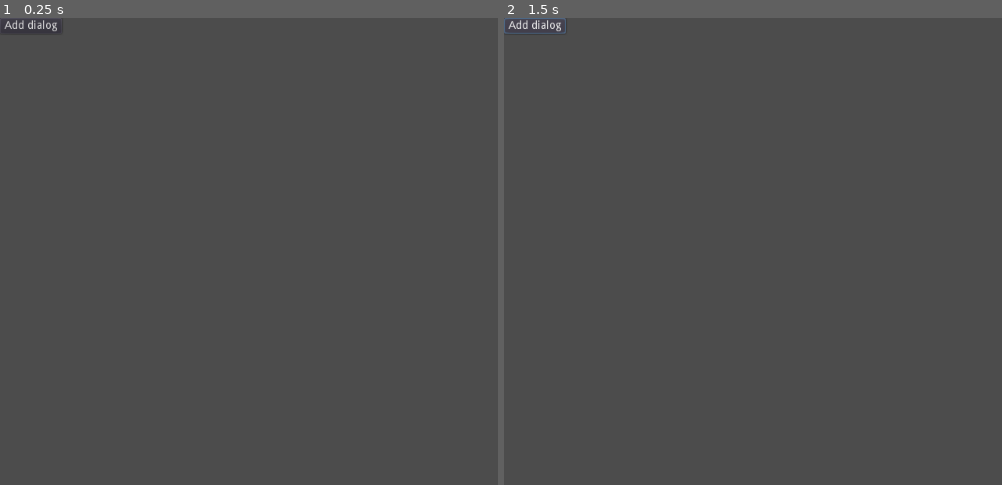
Above: before the commit, frames 1-2 (left to right).
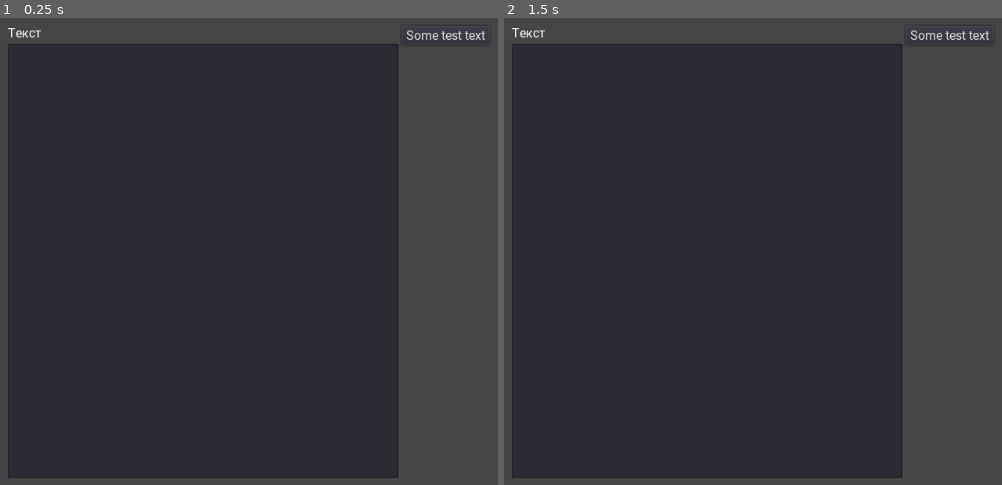
Above: after the commit, the same moments.

Repository: DevAndreyBilchenko/godot-reversequest
Game: Godot game, scene res://components/dialog_editor/scenes/dialog_editor.tscn
Two runs of this game, one before a commit and one after it. Both use one fixed random seed, a clock stepped at 60 frames per second and the inputs below. This scene is started directly instead of the project's main scene.
Inputs (mouse positions are in pixels of both pictures, inside the frame that each line leads up to):
- Up to frame 1 (0.25 s): no input
- Up to frame 2 (1.5 s): click (533, 27) at 0.5 s, where only the run before the commit has a clickable "Add dialog"; click (533, 27) at 1.25 s, where only the run before the commit has a clickable "Add dialog"

The runs differ from the first frame. In frame 1, 73% of the frame differs, in the area x 0-98%, y 0-99%; in frame 2, 73%.

Commit message:
Add part of editor ui

Diff:
--- /dev/null
+++ b/components/dialog_editor/components/edit_screen/scenes/edit_screen.tscn
@@ -0,0 +1,99 @@
+[gd_scene load_steps=6 format=2]
+
+[ext_resource path="res://components/dialog_editor/components/edit_screen/scripts/edit_screen.gd" type="Script" id=1]
+[ext_resource path="res://components/screen_container/scripts/screen_container.gd" type="Script" id=2]
+[ext_resource path="res://components/dialog_editor/components/edit_screen/scripts/edit_speech.gd" type="Script" id=3]
+[ext_resource path="res://components/dialog_editor/fonts/text_normal.tres" type="DynamicFont" id=4]
+
+[sub_resource type="Theme" id=1]
+default_font = ExtResource( 4 )
+
+[node name="EditScreen" type="Node2D"]
+script = ExtResource( 1 )
+
+[node name="Content" type="Node2D" parent="."]
+
+[node name="EditSpeech" type="CanvasLayer" parent="."]
+script = ExtResource( 3 )
+
+[node name="ScreenContainer" type="Container" parent="EditSpeech"]
+anchor_right = 1.0
+anchor_bottom = 1.0
+script = ExtResource( 2 )
+__meta__ = {
+"_edit_use_anchors_": false
+}
+
+[node name="Speech" type="Control" parent="EditSpeech"]
+anchor_right = 1.0
+anchor_bottom = 1.0
+__meta__ = {
+"_edit_use_anchors_": false
+}
+
+[node name="ColorRect" type="ColorRect" parent="EditSpeech/Speech"]
+anchor_right = 1.0
+anchor_bottom = 1.0
+color = Color( 0, 0, 0, 0.0784314 )
+__meta__ = {
+"_edit_use_anchors_": false
+}
+
+[node name="MarginContainer" type="MarginContainer" parent="EditSpeech/Speech"]
+anchor_right = 1.0
+anchor_bottom = 1.0
+margin_left = 10.0
+margin_top = 10.0
+margin_right = -10.0
+margin_bottom = -10.0
+__meta__ = {
+"_edit_use_anchors_": false
+}
+
+[node name="HBoxContainer" type="HBoxContainer" parent="EditSpeech/Speech/MarginContainer"]
+margin_right = 1004.0
+margin_bottom = 580.0
+__meta__ = {
+"_edit_use_anchors_": false
+}
+
+[node name="VBoxContainer" type="VBoxContainer" parent="EditSpeech/Speech/MarginContainer/HBoxContainer"]
+margin_right = 500.0
+margin_bottom = 580.0
+size_flags_horizontal = 3
+__meta__ = {
+"_edit_use_anchors_": false
+}
+
+[node name="TextLabel" type="Label" parent="EditSpeech/Speech/MarginContainer/HBoxContainer/VBoxContainer"]
+margin_right = 500.0
+margin_bottom = 19.0
+custom_fonts/font = ExtResource( 4 )
+text = "Текст"
+__meta__ = {
+"_edit_use_anchors_": false
+}
+
+[node name="TextEdit" type="TextEdit" parent="EditSpeech/Speech/MarginContainer/HBoxContainer/VBoxContainer"]
+margin_top = 23.0
+margin_right = 500.0
+margin_bottom = 580.0
+size_flags_horizontal = 3
+size_flags_vertical = 3
+custom_fonts/font = ExtResource( 4 )
+
+[node name="HBoxContainer" type="HBoxContainer" parent="EditSpeech/Speech/MarginContainer/HBoxContainer"]
+margin_left = 504.0
+margin_right = 1004.0
+margin_bottom = 580.0
+size_flags_horizontal = 3
+
+[node name="MenuButton" type="MenuButton" parent="EditSpeech/Speech/MarginContainer/HBoxContainer/HBoxContainer"]
+margin_right = 113.0
+margin_bottom = 25.0
+size_flags_vertical = 0
+theme = SubResource( 1 )
+custom_fonts/font = ExtResource( 4 )
+text = "Some test text"
+flat = false
+items = [ "Элемент 0", null, 1, false, false, 22, 0, null, "", false, "Элемент 1", null, 1, false, false, 333, 0, null, "", false ]
--- /dev/null
+++ b/components/dialog_editor/components/edit_screen/scripts/edit_screen.gd
@@ -0,0 +1,84 @@
+extends Node2D
+
+export(int) var x_gap = 150
+export(int) var y_gap = 150
+
+var speech_scene = preload("res://components/dialog_editor/components/speech/scenes/speech.tscn")
+var speech_res = preload("res://data/scripts/speech_res.gd")
+var data
+var file_name
+var path_to_res
+var rendered_codes = []
+
+onready var content = $Content
+
+func start_edit(_file_name):
+	file_name = _file_name
+	path_to_res = str("res://data/dialogs/", file_name, ".res")
+	load_data();
+
+	if len(data.speech_list) == 0:
+		var root_speech = speech_res.new();
+		root_speech.text = "Корневой диалог"
+		data.speech_list.append(root_speech)
+		save_data()
+
+	render()
+
+func load_data():
+	data = ResourceLoader.load(path_to_res)
+
+func save_data():
+	var _err = ResourceSaver.save(path_to_res, data)
+
+func render():
+	rendered_codes = []
+	for ch in content.get_children():
+		ch.queue_free()
+
+	render_speech(find_speech(""), 0)
+
+func render_speech(speech, row):
+	var new_speech = speech_scene.instance()
+	new_speech.render(speech)
+
+	var row_x = x_gap * row + new_speech.size_x * row;
+	new_speech.position = Vector2(row_x, get_latest_y_by_x(row_x))
+
+	row += 1
+	rendered_codes.append(speech.code)
+
+	for ch in speech.choice_list:
+		if not is_rendered(ch.link):
+			render_speech(find_speech(ch.link), row)
+
+	content.add_child(new_speech)
+
+func find_speech(code):
+	for item in data.speech_list:
+		if item.code == code:
+			return item
+
+func is_rendered(code):
+	var result = false
+
+	for item in rendered_codes:
+		if item == code:
+			result = true
+			break
+
+	return result
+
+func get_latest_y_by_x(x):
+	var max_bottom = 0
+
+	for ch in content.get_children():
+		if ch.position.x == x:
+			var bottom = ch.position.y + ch.size_y;
+			if bottom > max_bottom:
+				max_bottom = bottom
+
+	if max_bottom != 0:
+		 max_bottom += y_gap
+
+	return max_bottom
--- /dev/null
+++ b/components/dialog_editor/components/edit_screen/scripts/edit_speech.gd
@@ -0,0 +1,4 @@
+extends CanvasLayer
+
+func open(speech_res):
+	pass
--- a/components/dialog_editor/components/speech/scenes/speech.tscn
+++ b/components/dialog_editor/components/speech/scenes/speech.tscn
@@ -1,10 +1,8 @@
-[gd_scene load_steps=9 format=2]
+[gd_scene load_steps=7 format=2]
 
 [ext_resource path="res://components/dialog_editor/fonts/text_normal.tres" type="DynamicFont" id=1]
 [ext_resource path="res://components/dialog_editor/components/speech/scripts/speech.gd" type="Script" id=2]
 [ext_resource path="res://components/dialog_editor/assets/xmark_solid.png" type="Texture" id=3]
-[ext_resource path="res://components/dialog_editor/assets/arrow-down-solid.png" type="Texture" id=4]
-[ext_resource path="res://components/dialog_editor/assets/arrow-up-solid.png" type="Texture" id=5]
 [ext_resource path="res://components/dialog_editor/assets/pen-solid.png" type="Texture" id=6]
 [ext_resource path="res://components/dialog_editor/assets/plus-solid.png" type="Texture" id=7]
 
@@ -12,6 +10,7 @@
 
 [node name="Speech" type="Node2D"]
 script = ExtResource( 2 )
+size_x = 328
 
 [node name="Background" type="Polygon2D" parent="."]
 color = Color( 0.247059, 0.235294, 0.278431, 1 )
@@ -69,56 +68,10 @@
 "_edit_use_anchors_": false
 }
 
-[node name="Up" type="Button" parent="Control/VBoxContainer"]
+[node name="Edit" type="Button" parent="Control/VBoxContainer"]
 margin_top = 24.0
 margin_right = 25.0
 margin_bottom = 44.0
-__meta__ = {
-"_edit_use_anchors_": false
-}
-
-[node name="TextureRect" type="TextureRect" parent="Control/VBoxContainer/Up"]
-anchor_left = 0.5
-anchor_top = 0.5
-anchor_right = 0.5
-anchor_bottom = 0.5
-margin_left = -6.5
-margin_top = -10.0
-margin_right = 6.5
-margin_bottom = 10.0
-texture = ExtResource( 5 )
-expand = true
-__meta__ = {
-"_edit_use_anchors_": false
-}
-
-[node name="Down" type="Button" parent="Control/VBoxContainer"]
-margin_top = 48.0
-margin_right = 25.0
-margin_bottom = 68.0
-__meta__ = {
-"_edit_use_anchors_": false
-}
-
-[node name="TextureRect" type="TextureRect" parent="Control/VBoxContainer/Down"]
-anchor_left = 0.5
-anchor_top = 0.5
-anchor_right = 0.5
-anchor_bottom = 0.5
-margin_left = -6.5
-margin_top = -10.0
-margin_right = 6.5
-margin_bottom = 10.0
-texture = ExtResource( 4 )
-expand = true
-__meta__ = {
-"_edit_use_anchors_": false
-}
-
-[node name="Edit" type="Button" parent="Control/VBoxContainer"]
-margin_top = 72.0
-margin_right = 25.0
-margin_bottom = 92.0
 theme = SubResource( 1 )
 __meta__ = {
 "_edit_use_anchors_": false
--- a/components/dialog_editor/components/speech/scripts/speech.gd
+++ b/components/dialog_editor/components/speech/scripts/speech.gd
@@ -1,7 +1,17 @@
 extends Node2D
+
+export(int) var size_x
+var size_y setget ,size_y_get
+var base_y = 308
+var bottom = 0;
 
 func _ready():
 	update_choice_line()
+
+func render(speech_res):
+	set_text(speech_res.text)
+	for ch in speech_res.choice_list:
+		add_choice(ch)
 
 func set_text(text):
 	$Control/Text.text = text
@@ -16,22 +26,30 @@
 	choice_container.add_child(new_instance)
 	new_instance.position = Vector2(0, pos_y)
 
+	if (choice_data != null):
+		new_instance.set_data(choice_data)
+		new_instance.fill_data()
+
 func update_choice_line():
 	var choice_container = get_node("ChoiceContainer")
 	var choice_line = get_node("ChoiceLine")
 	var choice_add = get_node("ChoiceAdd")
 	var index = choice_container.get_child_count()
-	var base_y = 308
 	var base_x = choice_line.get_point_position(0).x
 
 	if index == 0:
 		choice_line.set_point_position(1, Vector2(base_x, base_y + 20))
 		choice_add.rect_position = Vector2(2, base_y + 26)
+		bottom = base_y + 26
 	else:
 		var item_y = choice_container.get_child(index-1).position.y + choice_container.position.y
 		choice_line.set_point_position(1, Vector2(base_x, item_y + 45))
 		choice_add.rect_position = Vector2(2, item_y + 51)
+		bottom = item_y + 51
 
 func _on_ChoiceAdd_pressed():
 	add_choice(null)
 	update_choice_line()
+
+func size_y_get():
+	return bottom + 50
--- a/components/dialog_editor/components/start_screen/scripts/start_screen.gd
+++ b/components/dialog_editor/components/start_screen/scripts/start_screen.gd
@@ -1,5 +1,6 @@
 extends Node2D
 
+signal edit_start(file_name)
 var editor_path = "res://data/dialogs/0_editor.res";
 
 func _on_New_pressed():
@@ -34,7 +35,6 @@
 	item.display_name = $ScreenContainer/EnterName/EditorNameLineEdit.text
 	item.file_name = $ScreenContainer/EnterName/NameLineEdit.text
 
-
 	editorResource.list.append(item)
 
 	if ResourceSaver.save(str("res://data/dialogs/", item.file_name, ".res"), dr) != OK:
@@ -43,9 +43,7 @@
 	if ResourceSaver.save(editor_path, editorResource) != OK:
 			return
 
-	# Show editor with opened resource
+	emit_signal("edit_start", item.file_name)
 
 func _on_Card_open(id):
-	print(str("open id: ", id))
-	# Show editor with opened resource
-	pass
+	emit_signal("edit_start", id)
--- a/components/dialog_editor/scenes/dialog_editor.tscn
+++ b/components/dialog_editor/scenes/dialog_editor.tscn
@@ -1,10 +1,17 @@
-[gd_scene load_steps=2 format=2]
+[gd_scene load_steps=4 format=2]
 
 [ext_resource path="res://components/dialog_editor/scripts/dialog_editor.gd" type="Script" id=1]
+[ext_resource path="res://components/dialog_editor/components/start_screen/scenes/start_screen.tscn" type="PackedScene" id=2]
+[ext_resource path="res://components/dialog_editor/components/edit_screen/scenes/edit_screen.tscn" type="PackedScene" id=3]
 
 [node name="DialogEditor" type="Node2D"]
 position = Vector2( 0.0166667, 0.0166667 )
 script = ExtResource( 1 )
 
-[node name="Camera2D" type="Camera2D" parent="."]
-anchor_mode = 0
+[node name="StartScreen" parent="." instance=ExtResource( 2 )]
+visible = false
+
+[node name="EditScreen" parent="." instance=ExtResource( 3 )]
+visible = false
+
+[connection signal="edit_start" from="StartScreen" to="." method="_on_StartScreen_edit_start"]
--- a/components/dialog_editor/scripts/dialog_editor.gd
+++ b/components/dialog_editor/scripts/dialog_editor.gd
@@ -1,13 +1,9 @@
 extends Node2D
 
-func _ready():
-	#clean()
-	add_create_first_button();
+onready var start_screen = $StartScreen
+onready var edit_screen = $EditScreen
 
-func add_create_first_button():
-	var create_first_btn = preload("res://components/dialog_editor/components/create_first_button/scenes/create_first_button.tscn")
-	add_child(create_first_btn.instance())
-
-func clean():
-	for _i in self.get_children():
-		_i.queue_free()
+func _on_StartScreen_edit_start(file_name):
+	start_screen.hide();
+	edit_screen.show();
+	edit_screen.start_edit(file_name);
